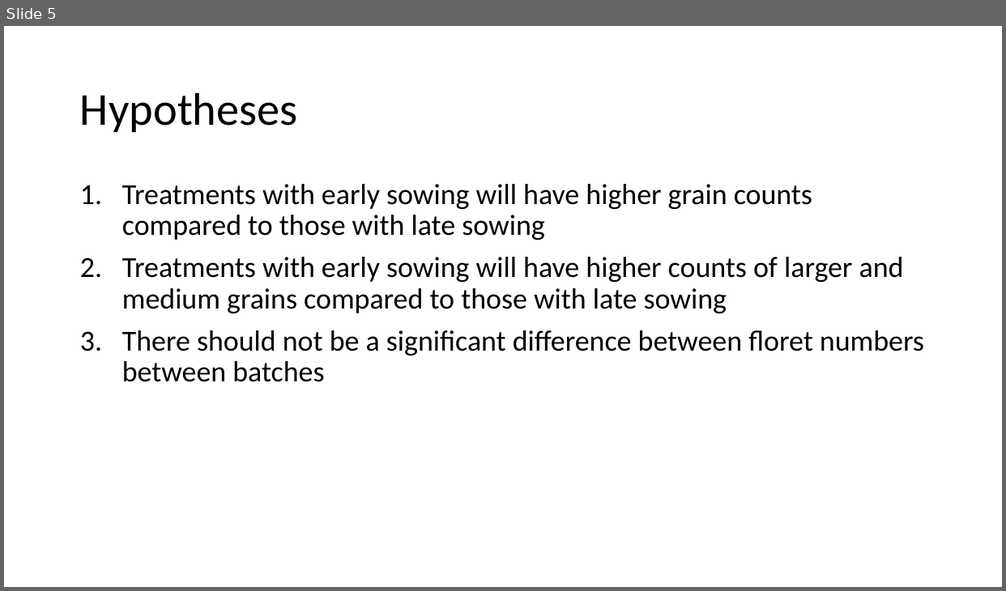
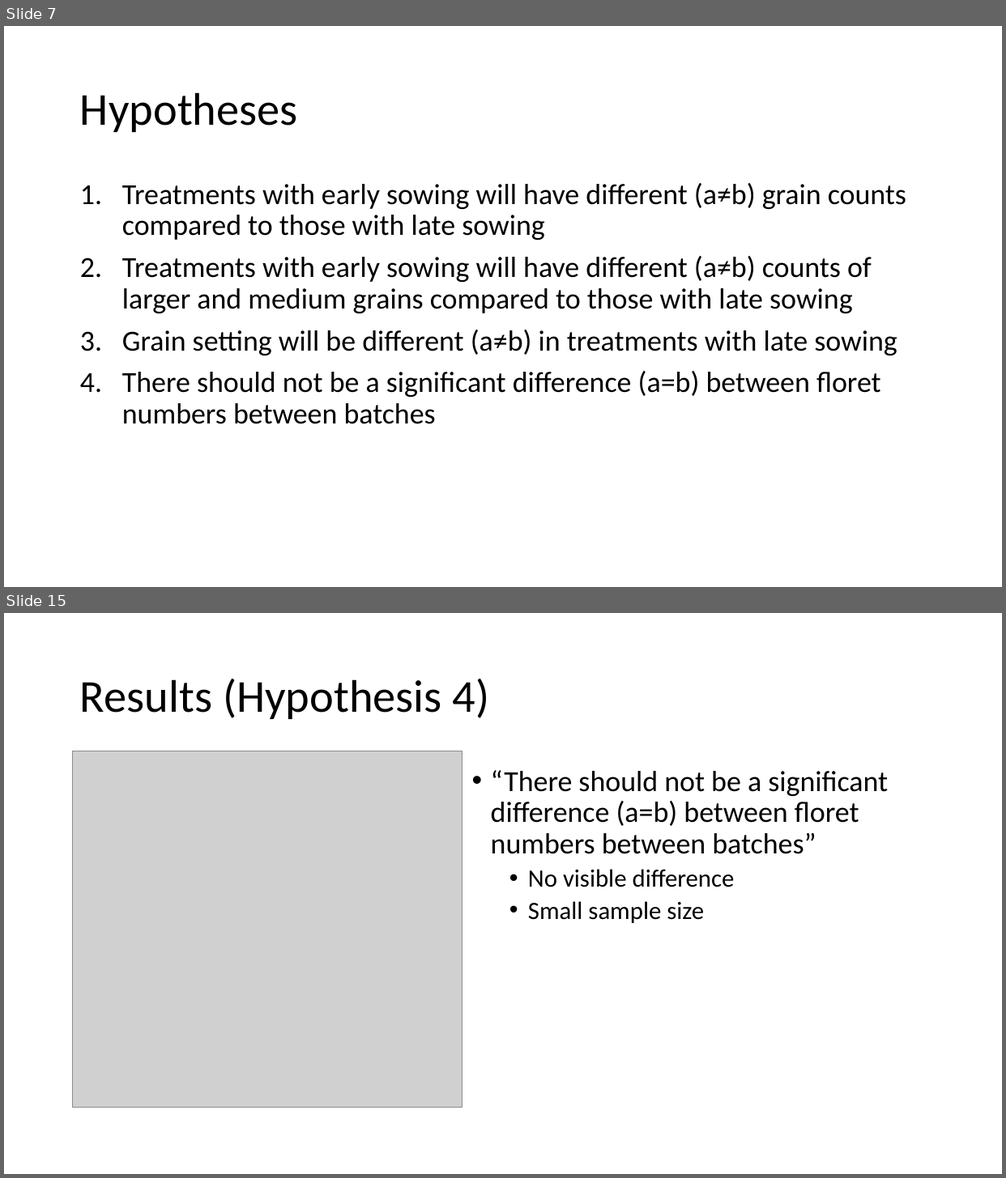
Before and after one commit to WasellaN/Ear_Project_Nouri, a slide deck: Presentation_Nouri.pptx. Shown one above the other, each under a label of ours: slide 5 before the commit, slides 7 and 15 after it; the slides between them are not shown. The pictures are 1006x591 and 1006x1178 pixels, drawn with LibreOffice and Linux fonts; fonts in the diff are those of the drawing; grey boxes stand for pictures. Boxes give left, top, right and bottom in pixels: in the first picture for what was removed or moved away, otherwise in the second. Text is boxed around its words. In the diff, an @@ line names an element or a change of style, - is before the commit and + after.

```diff
--- a/Presentation_Nouri.pptx
+++ b/Presentation_Nouri.pptx
@@ slide 15 added at [4,613,1002,1174], background #FFFFFF @@
@@ title added at [80,679,490,719], 44 pt, text #000000 @@
+Results (Hypothesis 4)
@@ picture added at [73,752,462,1108] @@
@@ text added at [491,770,888,923], 28 pt, text #000000 @@
+• “There should not be a significant difference (a=b) between floret numbers between batches”
+  • No visible difference
+  • Small sample size
@@ what was slide 5 is now slide 7 @@
@@ slide 7 changed as well @@
@@ text at [122,183,906,425]: text changed @@
-1. Treatments with early sowing will have higher grain counts compared to those with late sowing
-2. Treatments with early sowing will have higher counts of larger and medium grains compared to those with late sowing
-3. There should not be a significant difference between floret numbers between batches
+1. Treatments with early sowing will have different (a≠b) grain counts compared to those with late sowing
+2. Treatments with early sowing will have different (a≠b) counts of larger and medium grains compared to those with late sowing
+3. Grain setting will be different (a≠b) in treatments with late sowing
+4. There should not be a significant difference (a=b) between floret numbers between batches
```
Also in this commit, not shown: 2 other slides changed, 14 other slides added, 13 other files.
